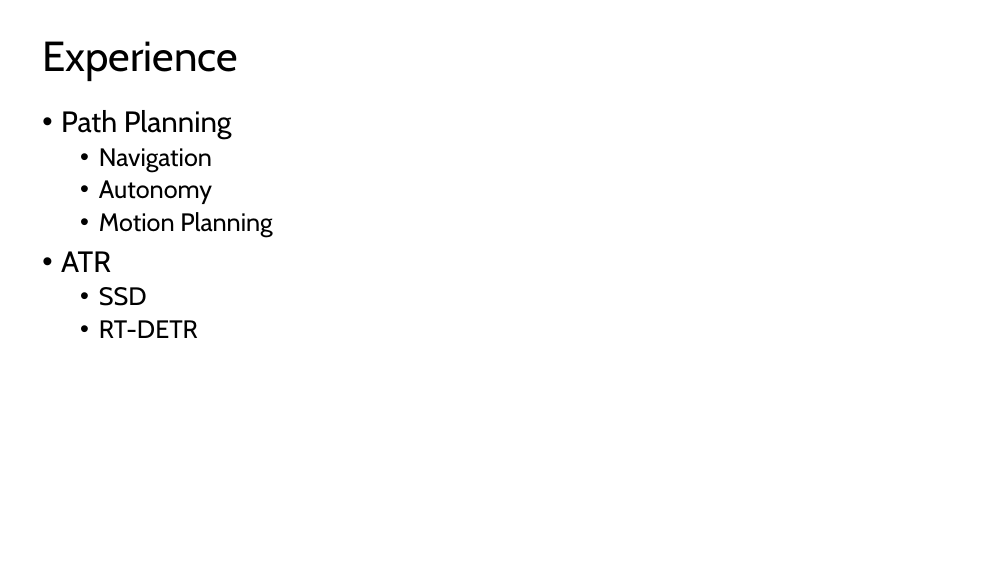
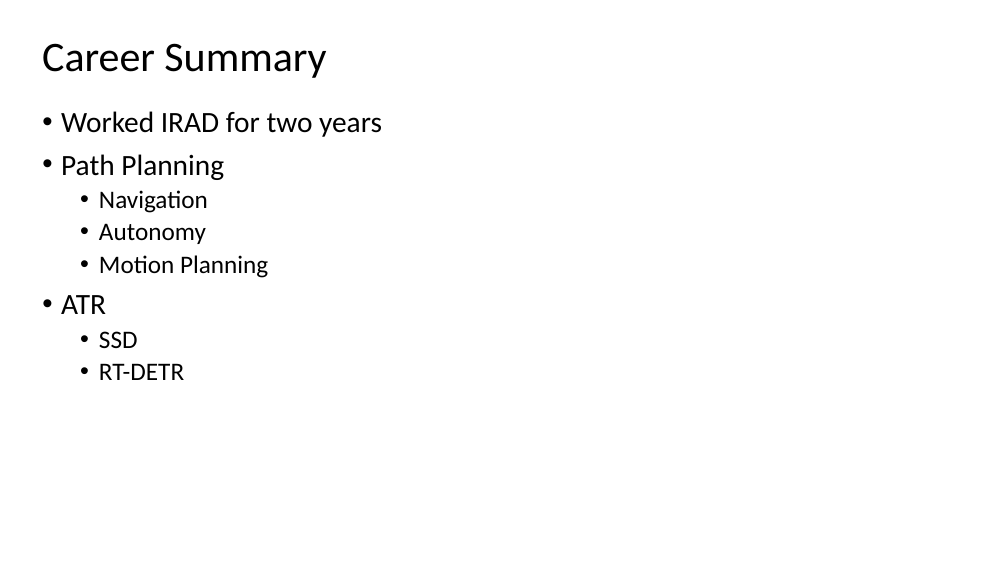
Before and after one commit to akshaygulabrao/flappybird-monorepo, a slide deck: slide 2 of Slides.pptx. Drawn at 1008x567 pixels with LibreOffice and Linux fonts; fonts in the diff are those of the drawing. Boxes give left, top, right and bottom in pixels: in the first picture for what was removed or moved away, otherwise in the second. Text is boxed around its words. In the diff, an @@ line names an element or a change of style, - is before the commit and + after.

```diff
--- a/Slides.pptx
+++ b/Slides.pptx
@@ text at [42, 43, 326, 78]: text changed; font Cabin to Calibri @@
-Experience
+Career Summary
@@ text at [61, 111, 382, 137]: paragraph added @@
+• Worked IRAD for two years
@@ text at [61, 154, 268, 380]: font Cabin to Calibri in "Path Planning", "Navigation", "Autonomy", "Motion Planning" and 3 more places @@
```
Also in this commit, not shown: 1 other slide changed, 8 slides added, 14 slides removed, 6 other files.
